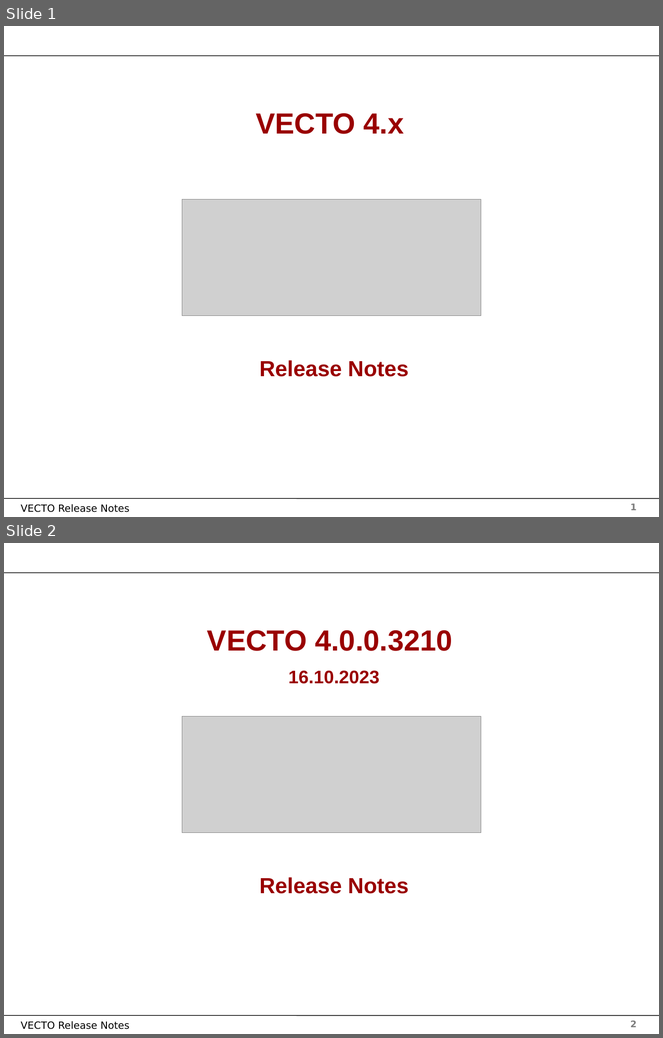
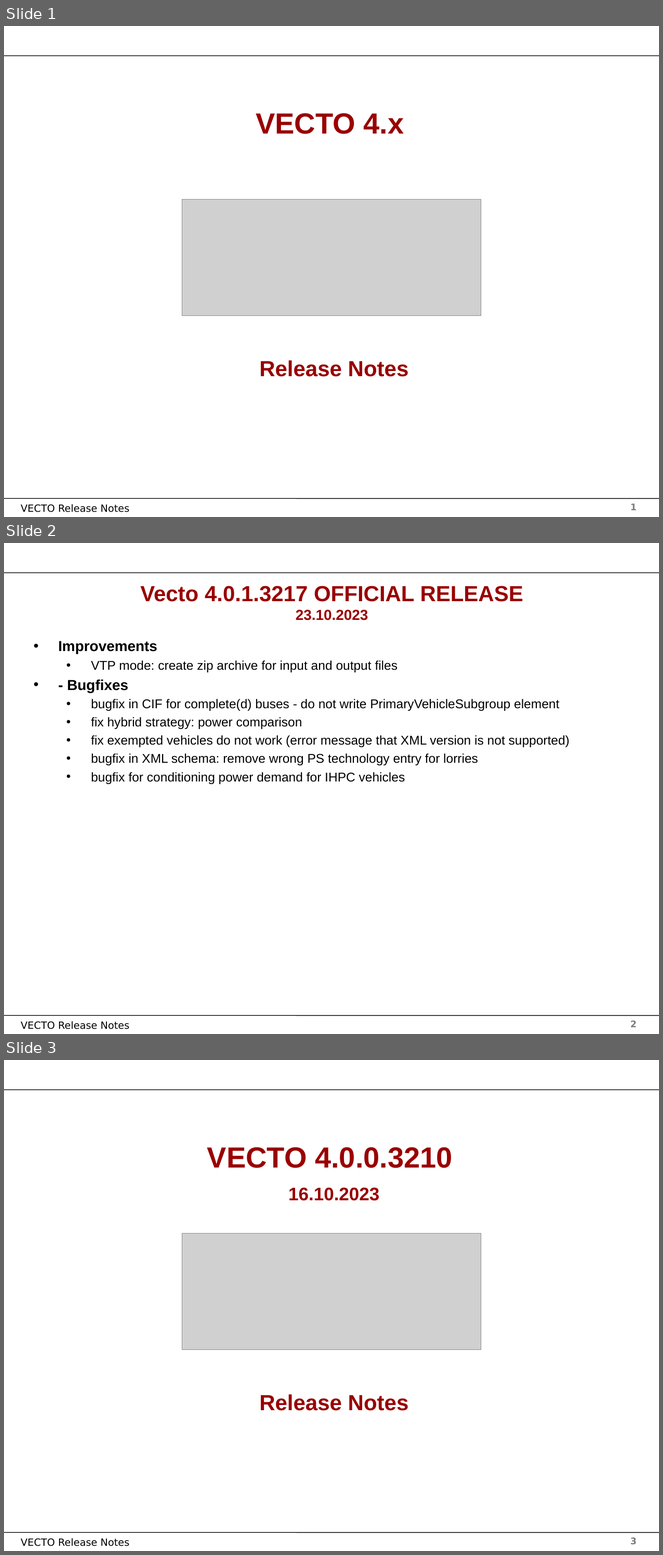
Before and after one commit to tanawadeatharva/BharatVECTO, a slide deck: Documentation/User Manual Source/Release Notes Vecto4.x.pptx. Shown one above the other, each under a label of ours: slides 1 and 2 before the commit, slides 1, 2 and 3 after it. The pictures are 663x1038 and 663x1555 pixels, drawn with LibreOffice and Linux fonts; fonts in the diff are those of the drawing; grey boxes stand for pictures; background and template pictures are left out. Boxes give left, top, right and bottom in pixels: in the first picture for what was removed or moved away, otherwise in the second. Text is boxed around its words. In the diff, an @@ line names an element or a change of style, - is before the commit and + after.

```diff
--- a/Documentation/User Manual Source/Release Notes Vecto4.x.pptx
+++ b/Documentation/User Manual Source/Release Notes Vecto4.x.pptx
@@ slide 2 added at (x1=4, y1=543, x2=659, y2=1034), background #FFFFFF; not listed: 4 template elements that a slide beside it also shows @@
@@ title added at (x1=140, y1=586, x2=523, y2=620), 24 pt, text #990000, bold @@
+Vecto 4.0.1.3217 OFFICIAL RELEASE
+23.10.2023
@@ text added at (x1=58, y1=641, x2=570, y2=784), 14 pt, text #000000 @@
+• Improvements
+  • VTP mode: create zip archive for input and output files
+• - Bugfixes
+  • bugfix in CIF for complete(d) buses - do not write PrimaryVehicleSubgroup element
+  • fix hybrid strategy: power comparison
+  • fix exempted vehicles do not work (error message that XML version is not supported)
+  • bugfix in XML schema: remove wrong PS technology entry for lorries
+  • bugfix for conditioning power demand for IHPC vehicles
@@ what was slide 2 is now slide 3 @@
@@ page number at (x1=631, y1=1538, x2=637, y2=1545): text changed @@
-2
+3
```
Also in this commit, not shown: 4 other files.
